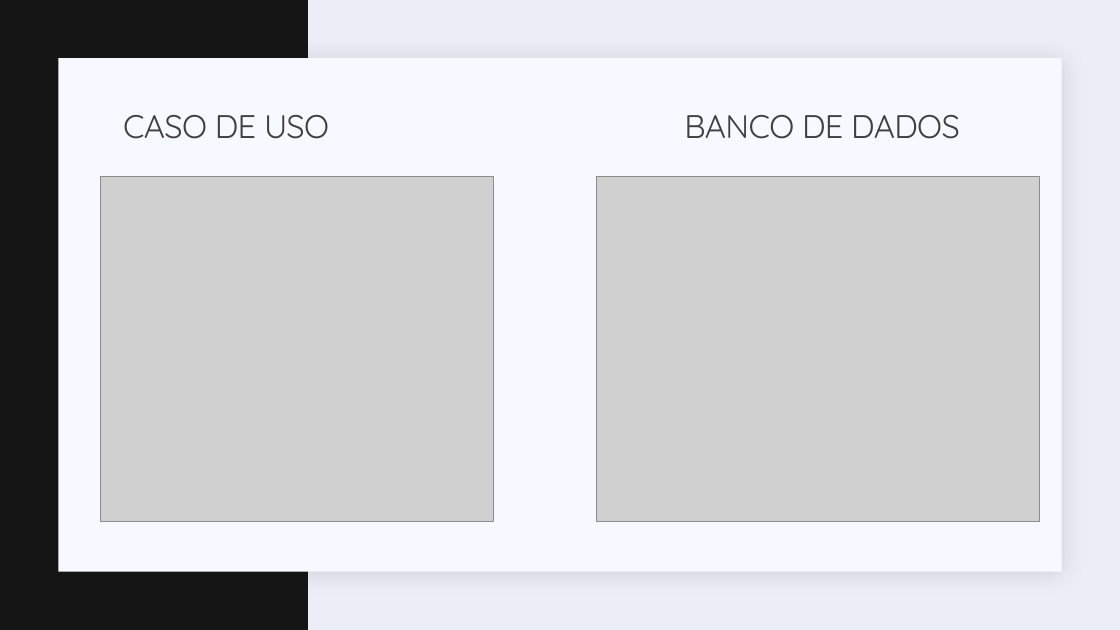
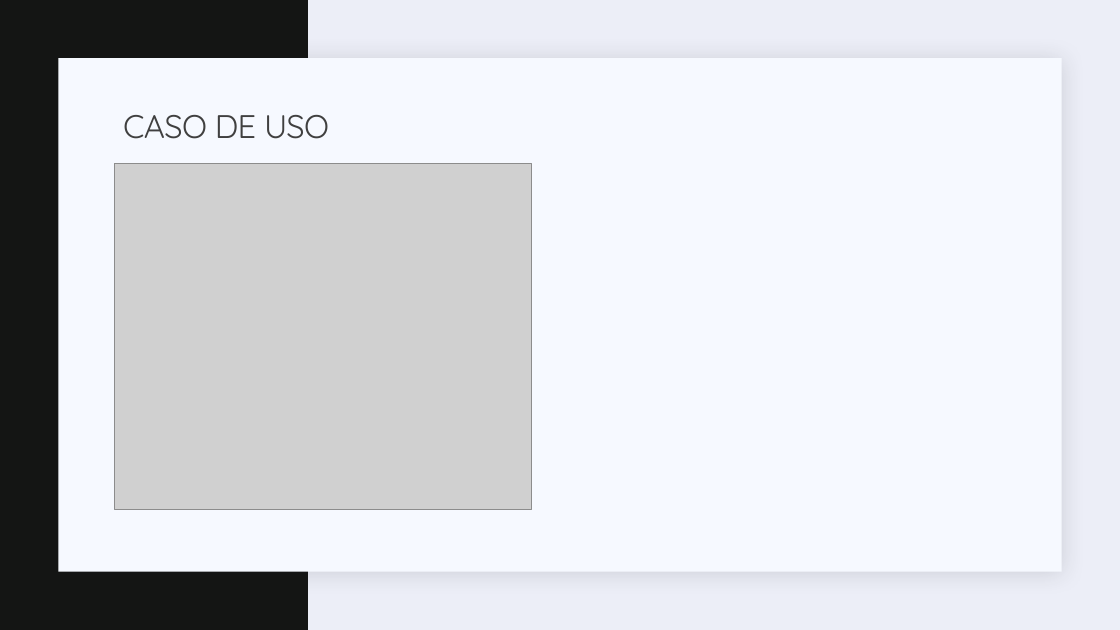
Before and after one commit to flaviosenne/despesa-facil, a slide deck: slide 6 of Documentacao/Fluxo de caixa.pptx. Drawn at 1120x630 pixels with LibreOffice and Linux fonts; fonts in the diff are those of the drawing; grey boxes stand for pictures. Boxes give left, top, right and bottom in pixels: in the first picture for what was removed or moved away, otherwise in the second. Text is boxed around its words. In the diff, an @@ line names an element or a change of style, - is before the commit and + after.

```diff
--- a/Documentacao/Fluxo de caixa.pptx
+++ b/Documentacao/Fluxo de caixa.pptx
@@ title removed at box(684, 115, 960, 139) @@
-BANCO DE DADOS
@@ picture: place and size @@
-picture at box(101, 176, 493, 522)
+picture at box(115, 164, 532, 509)
@@ picture removed at box(597, 176, 1040, 522) @@
```
Also in this commit, not shown: 1 other slide changed, 2 slides added, 2 other files.
